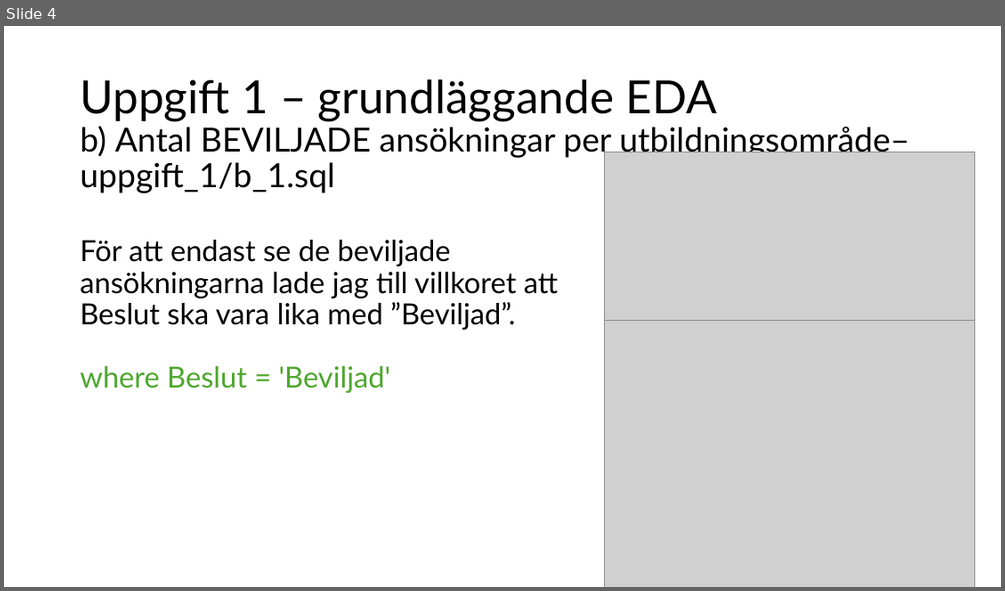
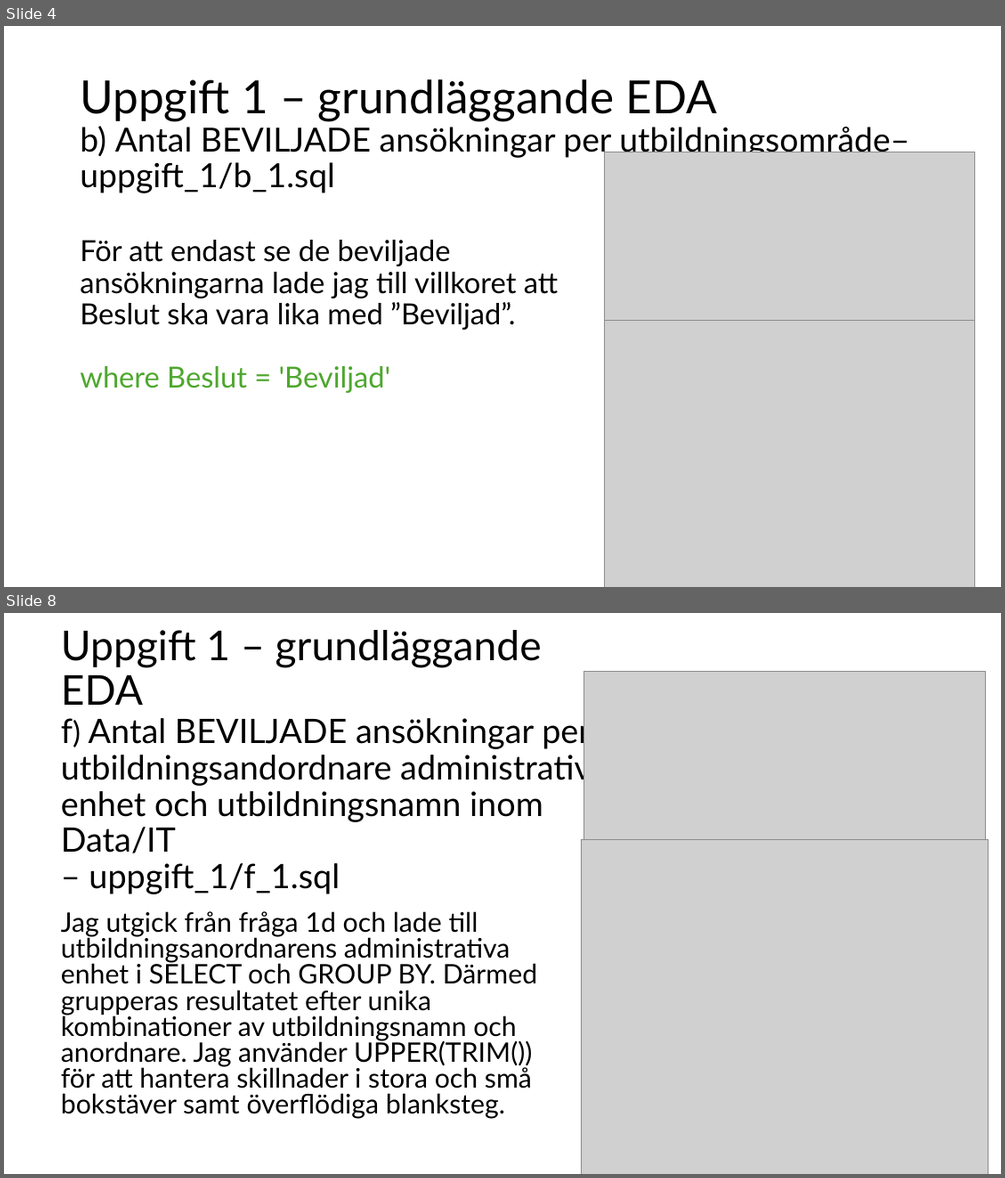
Before and after one commit to dosselicious/the_skool_jens_dossel, a slide deck: The Skool - Jens Dossel.pptx. Shown one above the other, each under a label of ours: slide 4 before the commit, slides 4 and 8 after it; the slides between them are not shown. The pictures are 1005x591 and 1005x1178 pixels, drawn with LibreOffice and Linux fonts; fonts in the diff are those of the drawing; grey boxes stand for pictures. Boxes give left, top, right and bottom in pixels: in the first picture for what was removed or moved away, otherwise in the second. Text is boxed around its words. In the diff, an @@ line names an element or a change of style, - is before the commit and + after.

```diff
--- a/The Skool - Jens Dossel.pptx
+++ b/The Skool - Jens Dossel.pptx
@@ slide 8 added at box(4, 613, 1001, 1174), background #FFFFFF @@
@@ title added at box(61, 630, 591, 894), 32.4 pt, text #000000 @@
+Uppgift 1 – grundläggande EDA
+f) Antal BEVILJADE ansökningar per utbildningsandordnare administrativ enhet och utbildningsnamn inom Data/IT
+– uppgift_1/f_1.sql
@@ picture added at box(583, 672, 985, 840) @@
@@ picture added at box(581, 840, 987, 1174) @@
@@ text added at box(61, 911, 537, 1118), 25.9 pt, text #000000 @@
+Jag utgick från fråga 1d och lade till utbildningsanordnarens administrativa enhet i SELECT och GROUP BY. Därmed grupperas resultatet efter unika kombinationer av utbildningsnamn och anordnare. Jag använder UPPER(TRIM()) för att hantera skillnader i stora och små bokstäver samt överflödiga blanksteg.
```
Also in this commit, not shown: 4 other slides added.
